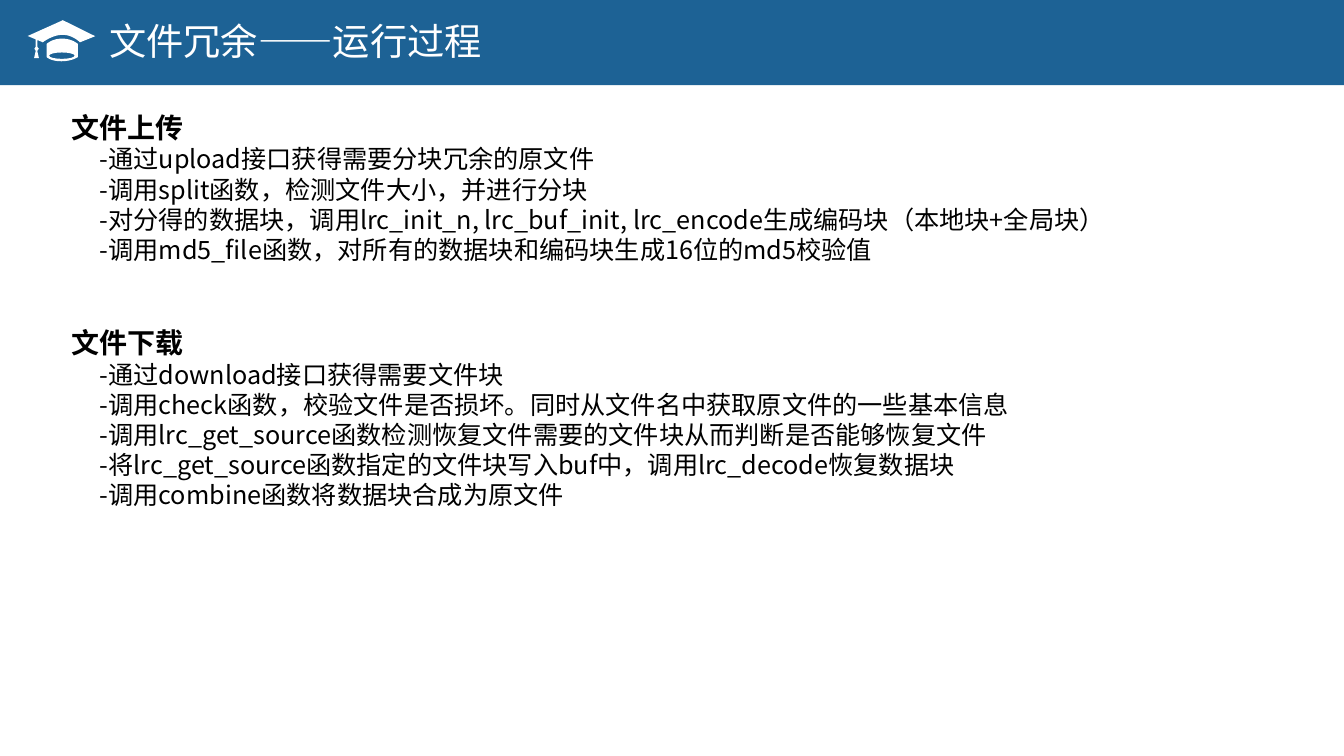
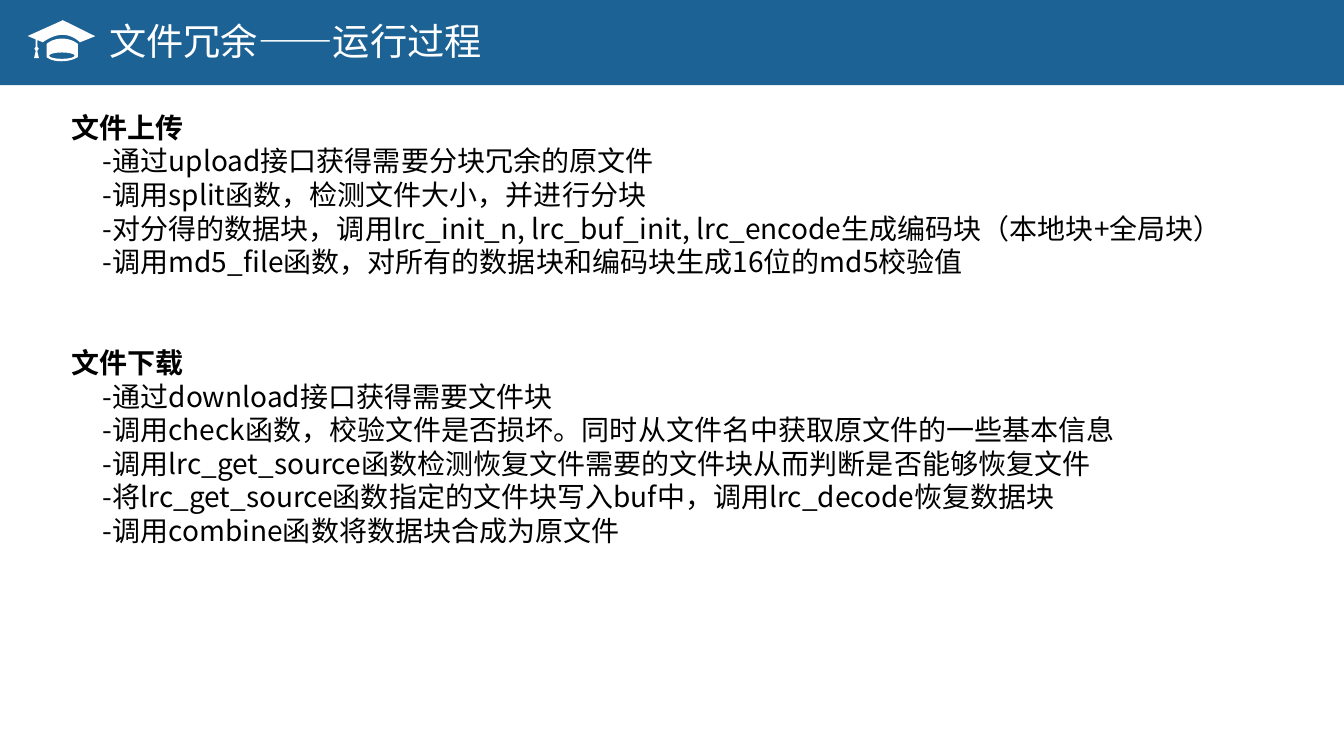
Before and after one commit to OSH-2018/X-exciting, a slide deck: slide 16 of new/结题报告.pptx (slide 18 before the commit). Drawn at 1344x756 pixels with LibreOffice and Linux fonts; fonts in the diff are those of the drawing. Boxes give left, top, right and bottom in pixels: in the first picture for what was removed or moved away, otherwise in the second. Text is boxed around its words. In the diff, an @@ line names an element or a change of style, - is before the commit and + after.

```diff
--- a/new/结题报告.pptx
+++ b/new/结题报告.pptx
@@ text at [103, 147, 1222, 544]: size 18 to 20 pt @@
```
Also in this commit, not shown: 10 other slides changed, 7 slides added, 4 slides removed.
